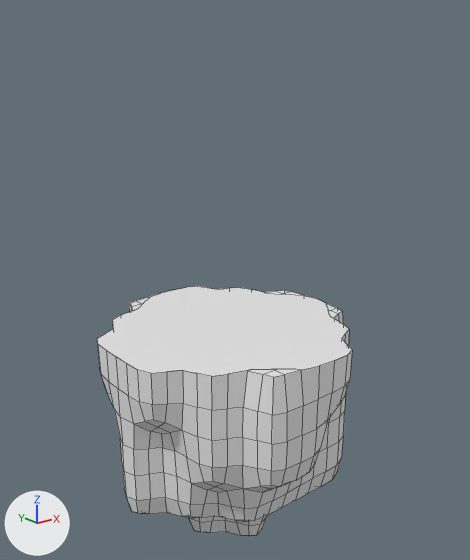
The FBX model Assets/Blender/Rocks/rock-1.fbx as it was, and as the next commit left it.
Camera for both pictures: a 50 mm camera at (-7.55, -9.64, 8.28) aimed at (0.21, 0.05, 4.4). Every picture has the same lights, and +X, +Y and +Z are marked at lower left. The first picture is the older version. Mesh edges are drawn as thin lines. Where no turn or scale is listed for an object, it has been applied to the vertices. Vertices at exactly the same position are counted once.

Objects in the first picture: 'Rock-1'.
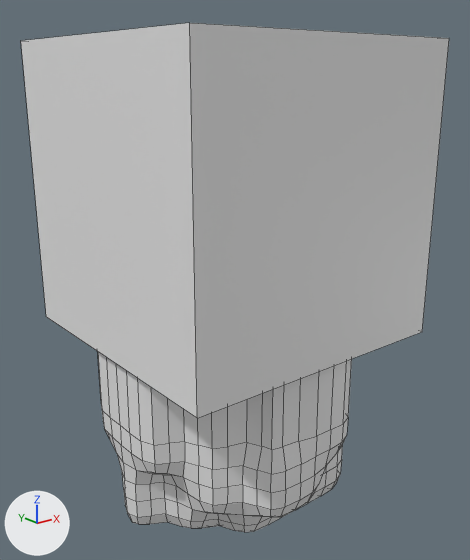
The change, as a list of edits to the scene's bpy script:
```text
Change me_icosphere:
    used by ob_rock_1; location = (0.0, 0.0, 2.89)
    remove me_icosphere.from_pydata(...)  # 625 vertices, 569 faces; spans x -2.54..2.54, y -2.54..2.54, z -4.05..0.63
    add me_icosphere.from_pydata(...)  # 681 vertices, 625 faces; spans x -2.54..2.54, y -2.54..2.54, z -3.83..0.62
    me_icosphere part 1: 619 vertices removed from x -2.54..2.54, y -2.54..2.54, z -4.05..0.63; 675 vertices added at x -2.54..2.54, y -2.54..2.54, z -3.83..0.62
Add me_cube_001:
    me_cube_001.from_pydata(...)  # a box spanning x -2.68..2.68, y -2.68..2.68, z -2.68..2.68
Add ob_cube:
    ob_cube = bpy.data.objects.new('Cube', me_cube_001)
    ob_cube.location = (0.0, 0.0, 6.21)
```

Changed parts and their boxes [x1, y1, x2, y2] in the pictures (470 x 560 px):
'Cube', added
    after: [21, 23, 449, 418]
'Rock-1', reshaped
    before: [97, 286, 352, 536]
    after: [98, 352, 352, 532]
